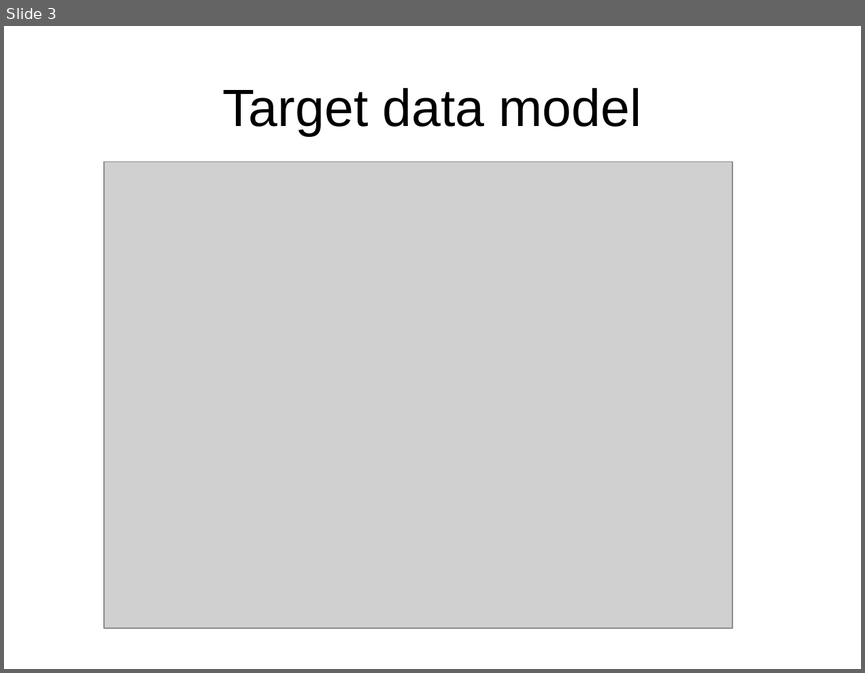
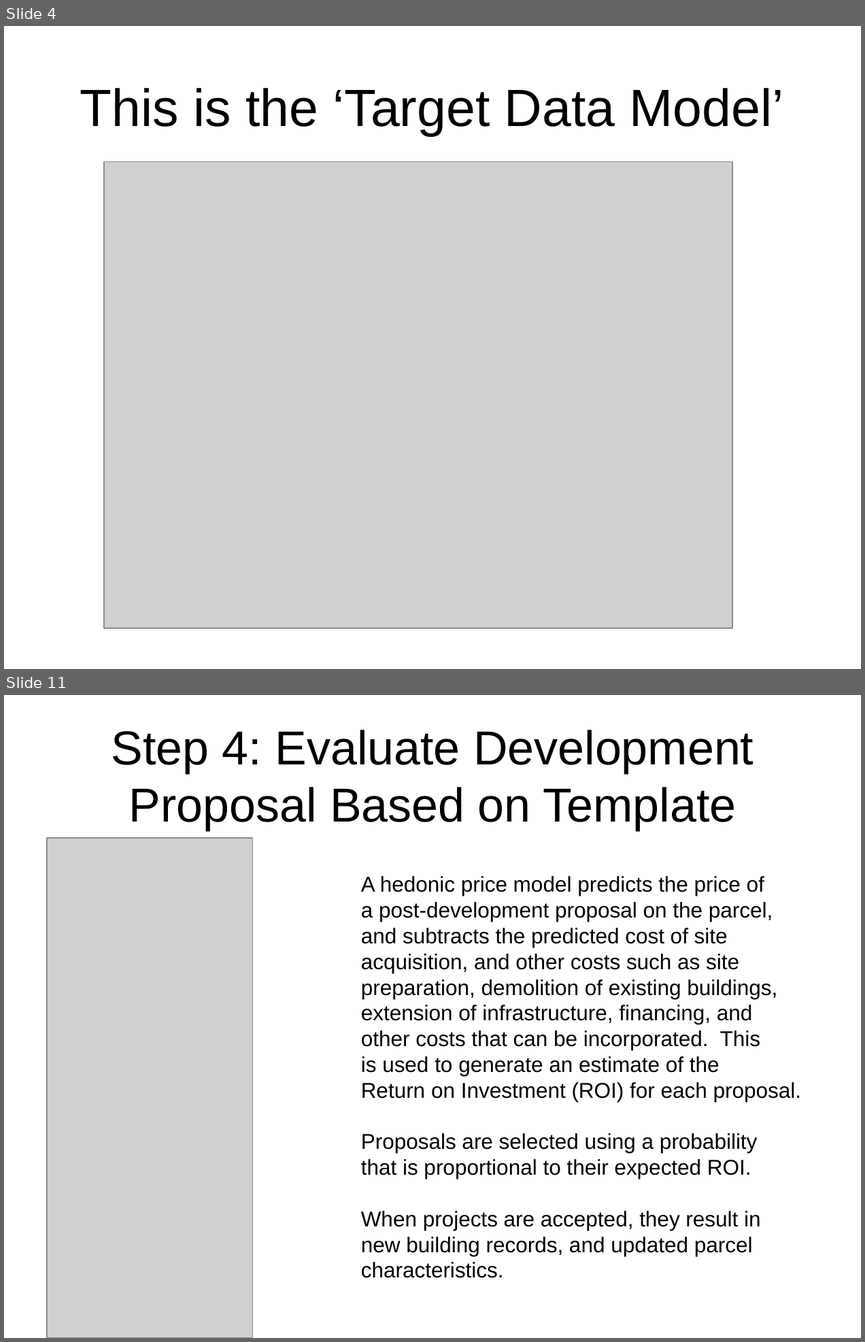
Before and after one commit to psrc/urbansim, a slide deck: az_smart/datamodel/AZ-SMART_model_process.ppt. Shown one above the other, each under a label of ours: slide 3 before the commit, slides 4 and 11 after it; the slides between them are not shown. The pictures are 865x673 and 865x1342 pixels, drawn with LibreOffice and Linux fonts; fonts in the diff are those of the drawing; grey boxes stand for pictures. Boxes give left, top, right and bottom in pixels: in the first picture for what was removed or moved away, otherwise in the second. Text is boxed around its words. In the diff, an @@ line names an element or a change of style, - is before the commit and + after.

```diff
--- a/az_smart/datamodel/AZ-SMART_model_process.ppt
+++ b/az_smart/datamodel/AZ-SMART_model_process.ppt
@@ slide 11 added at [4,695,861,1338], background #FFFFFF @@
@@ title added at [111,730,753,830], 40 pt, text #000000 @@
+Step 4: Evaluate Development Proposal Based on Template
@@ picture added at [47,838,252,1338] @@
@@ text added at [361,876,802,1278], 18 pt, text #000000 @@
+A hedonic price model predicts the price of
+a post-development proposal on the parcel,
+and subtracts the predicted cost of site
+acquisition, and other costs such as site
+preparation, demolition of existing buildings,
+extension of infrastructure, financing, and
+other costs that can be incorporated. This
+is used to generate an estimate of the
+Return on Investment (ROI) for each proposal.
+Proposals are selected using a probability
+that is proportional to their expected ROI.
+When projects are accepted, they result in
+new building records, and updated parcel
+characteristics.
@@ what was slide 3 is now slide 4 @@
@@ slide 4 changed as well @@
@@ title at [80,88,784,136]: text changed @@
-Target data model
+This is the ‘Target Data Model’
```
Also in this commit, not shown: 9 other slides added, 7 slides removed, 4 other files.
